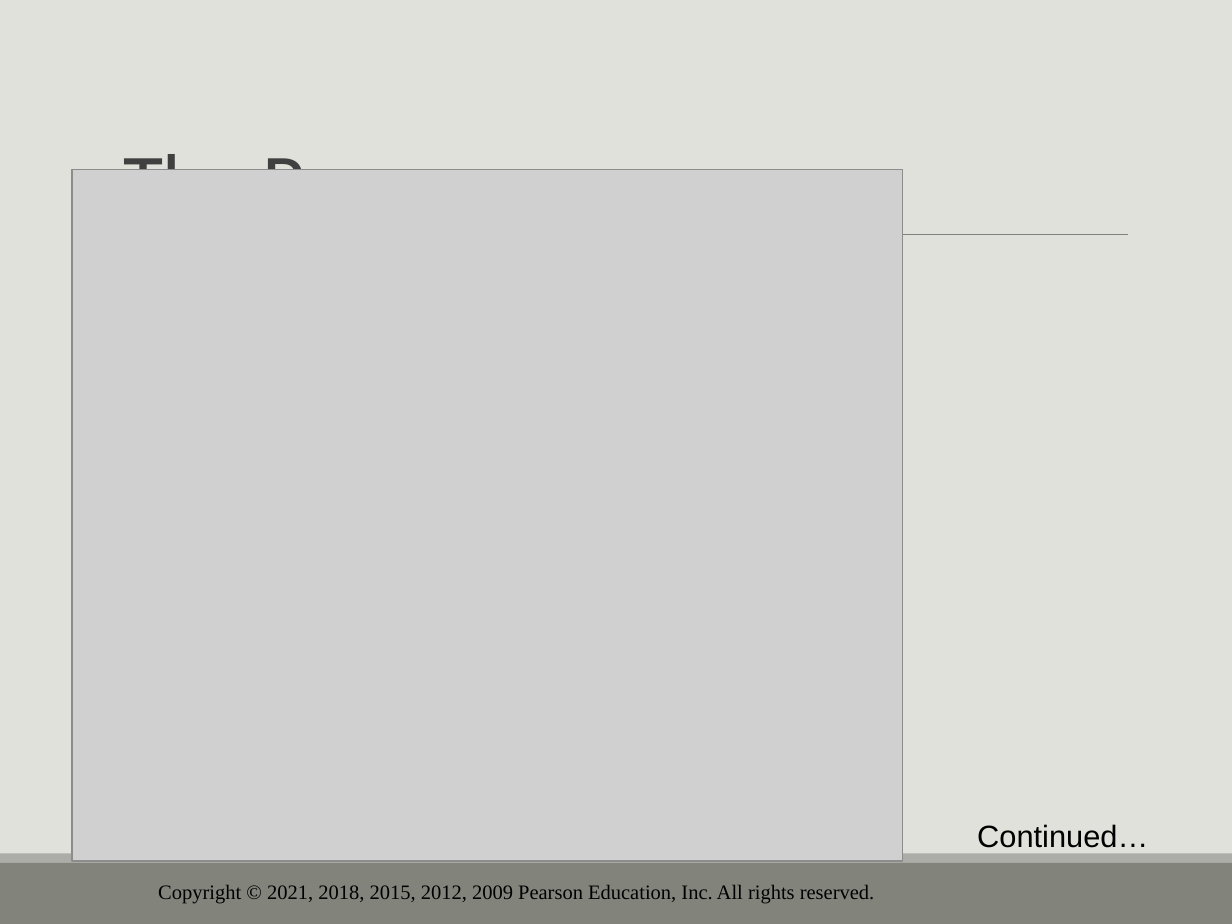
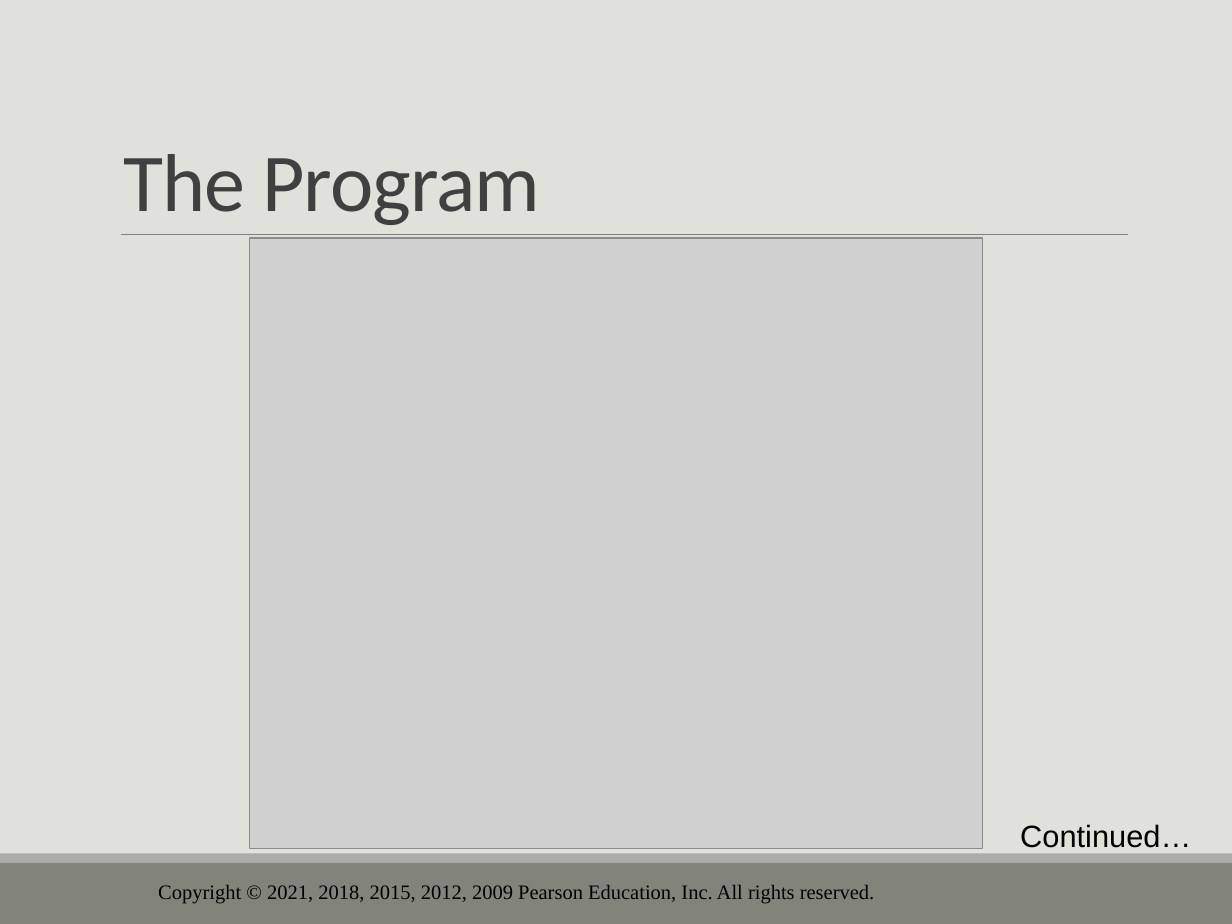
Before and after one commit to drolsonmi/eng1400, a slide deck: slide 67 of 1400_03_Expressions and Interactivity.pptx (slide 73 before the commit). Drawn at 1232x924 pixels with LibreOffice and Linux fonts; fonts in the diff are those of the drawing; grey boxes stand for pictures; background and template pictures are left out. Boxes give left, top, right and bottom in pixels: in the first picture for what was removed or moved away, otherwise in the second. Text is boxed around its words. In the diff, an @@ line names an element or a change of style, - is before the commit and + after.

```diff
--- a/1400_03_Expressions and Interactivity.pptx
+++ b/1400_03_Expressions and Interactivity.pptx
@@ picture: place and size @@
-picture at (71,170,902,861)
+picture at (249,238,982,848)
@@ text "Continued…": place and size @@
-text "Continued…" at (977,824,1148,848)
+text "Continued…" at (1020,824,1191,848)
```
Also in this commit, not shown: 8 other slides changed, 6 slides removed, 1 other file.
